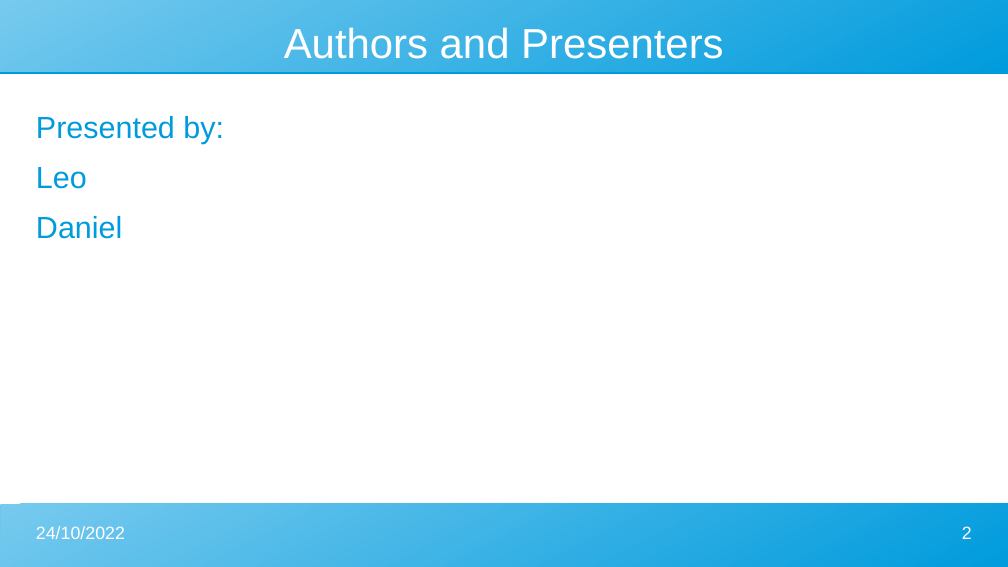
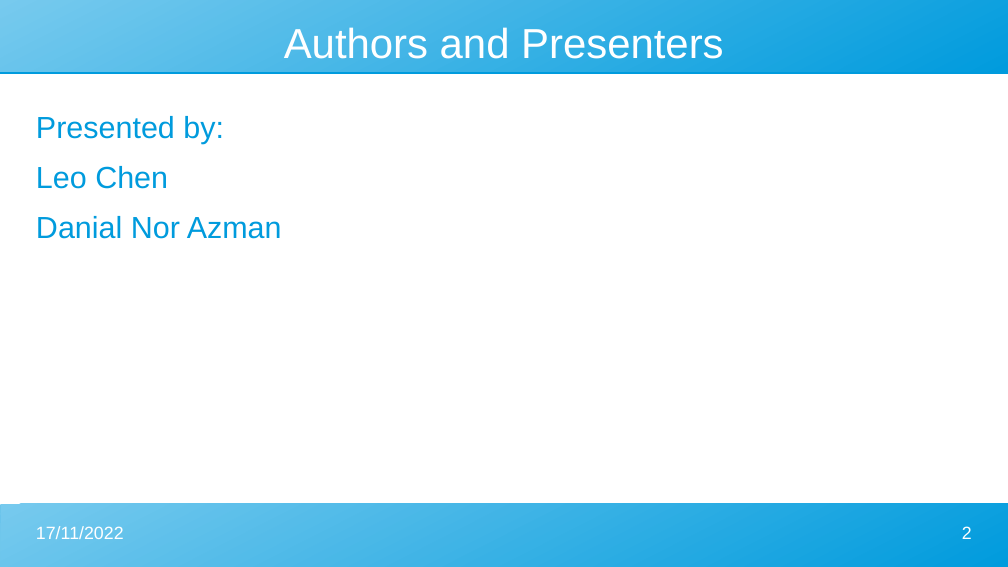
Before and after one commit to Leo-Chen-CM/Prototype-Design-Pattern, a slide deck: slide 2 of Prototype slide.odp. Drawn at 1008x567 pixels with LibreOffice and Linux fonts; fonts in the diff are those of the drawing. Boxes give left, top, right and bottom in pixels: in the first picture for what was removed or moved away, otherwise in the second. Text is boxed around its words. In the diff, an @@ line names an element or a change of style, - is before the commit and + after.

```diff
--- a/Prototype slide.odp
+++ b/Prototype slide.odp
@@ text at [36, 166, 282, 239]: text changed @@
-Leo
-Daniel
+Leo Chen
+Danial Nor Azman
@@ text at [36, 526, 124, 539]: text changed @@
-24/10/2022
+17/11/2022
```
Also in this commit, not shown: 6 other slides changed, 2 other files.
